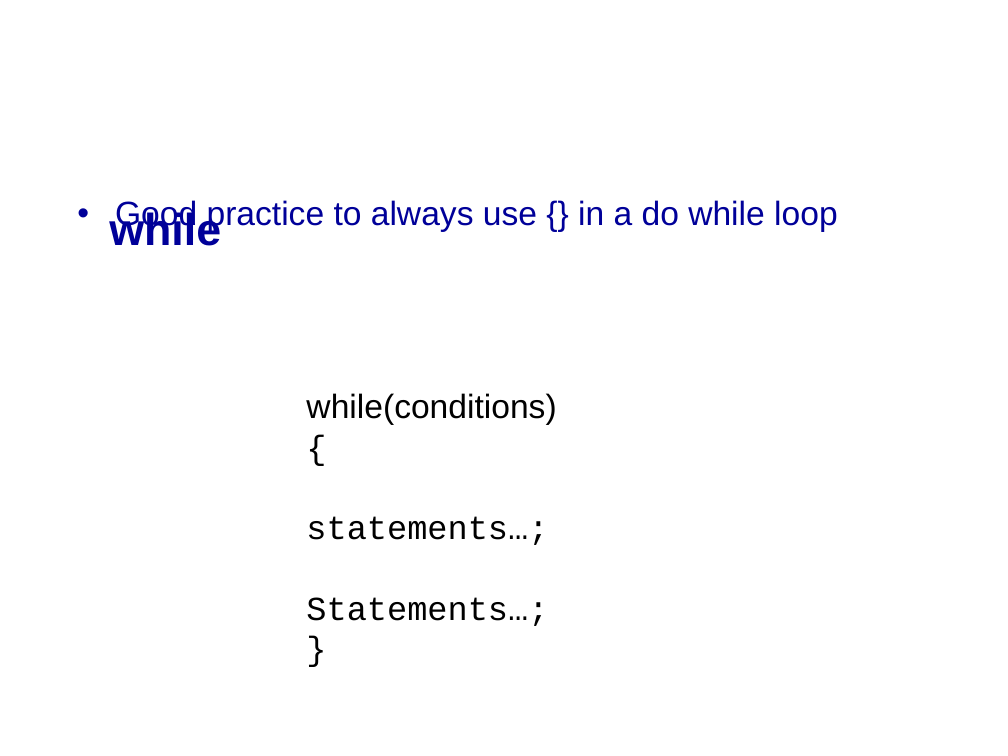
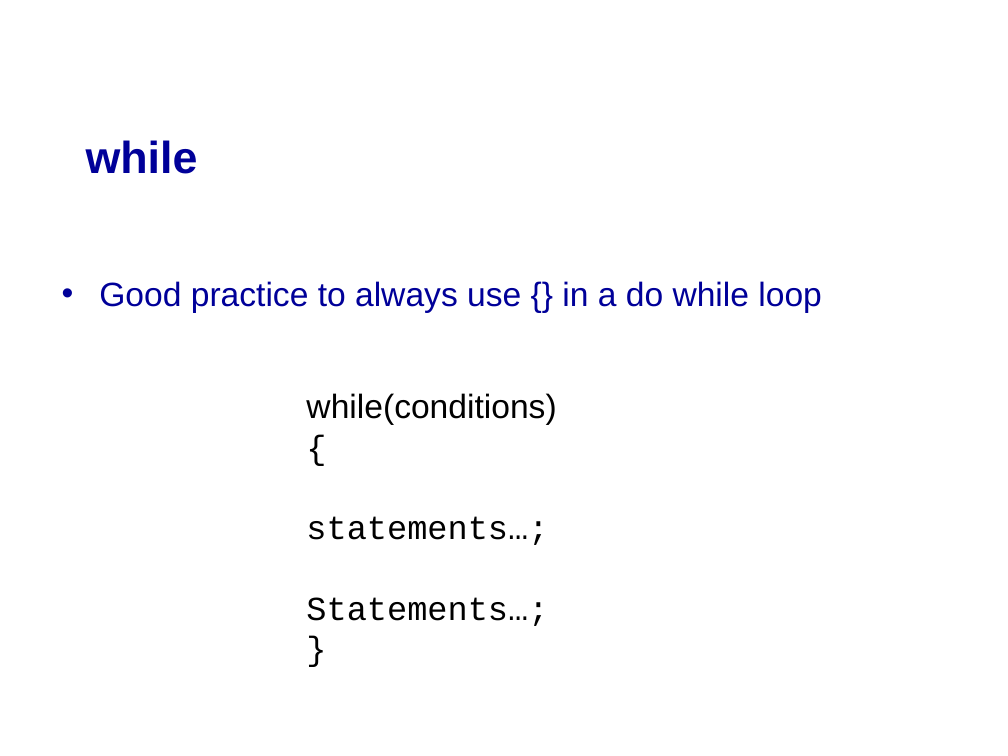
Before and after one commit to mikeg64/iome, a slide deck: slide 28 of src/examples/course/c/presentation/IntrotoC1.ppt (slide 27 before the commit). Drawn at 1008x756 pixels with LibreOffice and Linux fonts; fonts in the diff are those of the drawing; background and template pictures are left out. Boxes give left, top, right and bottom in pixels: in the first picture for what was removed or moved away, otherwise in the second. Text is boxed around its words. In the diff, an @@ line names an element or a change of style, - is before the commit and + after.

```diff
--- a/src/examples/course/c/presentation/IntrotoC1.ppt
+++ b/src/examples/course/c/presentation/IntrotoC1.ppt
@@ title "while" moved from (x1=109, y1=210, x2=221, y2=246) to (x1=86, y1=140, x2=198, y2=174) @@
@@ text "Good practice to always use ..." moved from (x1=115, y1=200, x2=838, y2=233) to (x1=99, y1=281, x2=822, y2=313) @@
```
Also in this commit, not shown: 28 other slides changed, 2 slides added, 1 other file.
